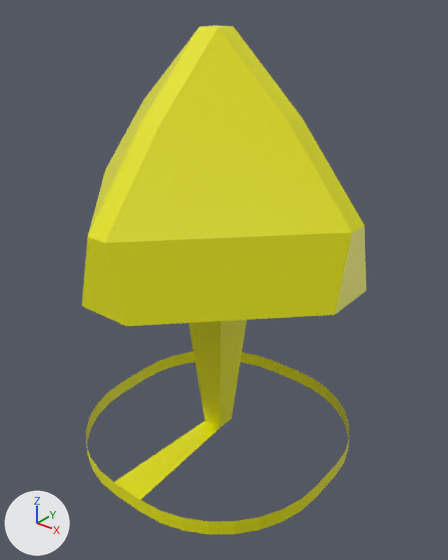
One commit to the FBX model Assets/Furniture Assets/FBX/lampsmall.fbx: the scene before it, then after it.
Rendered twice from a camera (50 mm lens) standing at (8.77, -10.71, 11.21) and looking at (0.27, -0.08, 4.63). Every picture has the same lights, and +X, +Y and +Z are marked at lower left. Where no turn or scale is listed for an object, it has been applied to the vertices. Vertices at the same position are counted once.
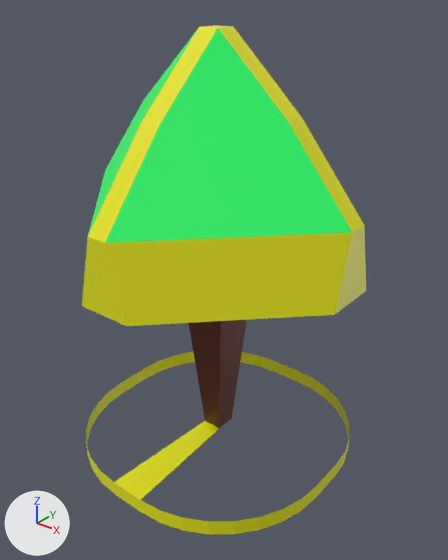
The change, as JSON lines over the scene's bpy script:
```json
{"op": "add", "block": "mat_material_002", "code": ["mat_material_002 = principled_material('Material.002')", "mat_material_002.base_color = (0.00715, 1.0, 0.139)  # green #14ff68"]}
{"op": "add", "block": "mat_material_001", "code": ["mat_material_001 = principled_material('Material.001')", "mat_material_001.base_color = (0.107, 0.013, 0.00631)  # dark red #5c1e13"]}
{"block": "me_cube", "where": "me_cube.from_pydata(...)  # 120 vertices, 70 faces; spans x -3.59..3.61, y -3.63..3.59, z -0.2..10.32"}
{"block": "me_cube", "where": "# used by ob_cube; location = (0.0, 0.0, 0.0)"}
{"block": "me_cube", "change": "me_cube part 1: all 4 faces centred in x -0.48..0.44, y -0.45..0.51, z 2.63 switch from mat_material (yellow #e7e600) to mat_material_001 (dark red #5c1e13)"}
{"block": "me_cube", "change": "me_cube part 2: all 4 faces centred in x -1.29..1.26, y -1.26..1.3, z 8.22 switch from mat_material (yellow #e7e600) to mat_material_002 (green #14ff68)"}
```

Boxes [x1, y1, x2, y2] around the edits, measured in the pictures (448 x 560 px):
```json
{"part": 1, "of": "me_cube", "change": "recoloured", "before": [189, 320, 247, 428], "after": [189, 320, 247, 428]}
{"part": 2, "of": "me_cube", "change": "recoloured", "before": [88, 28, 352, 243], "after": [88, 28, 352, 243], "on screen": "yellow to green"}
```
